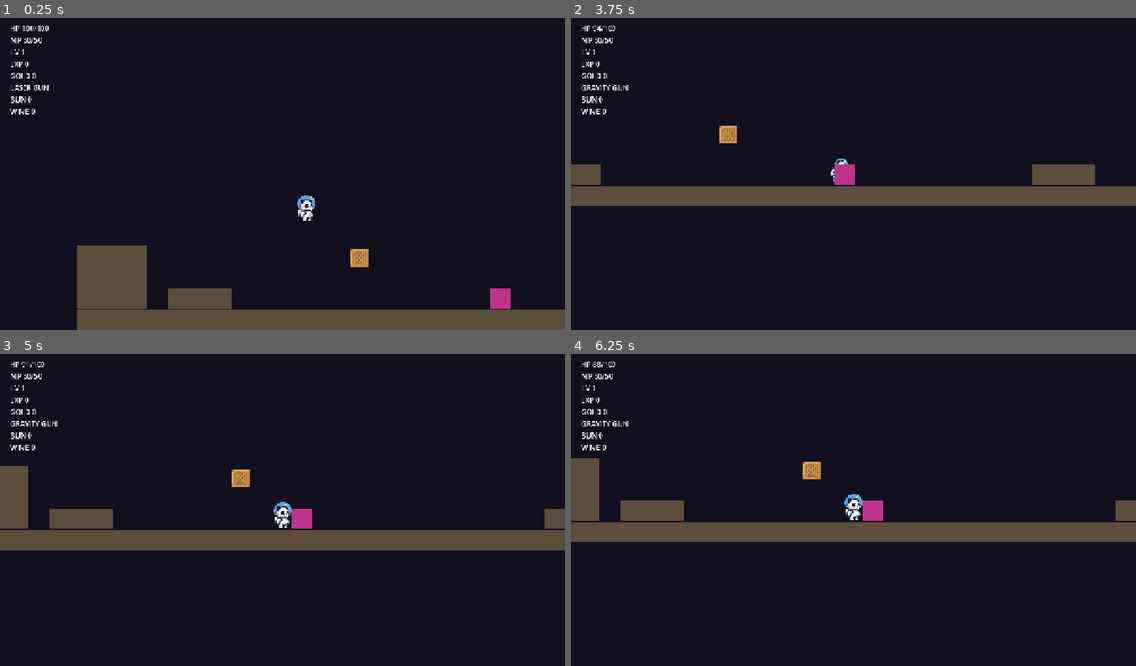
Above: before the commit, frames 1-4 (two rows, left to right).
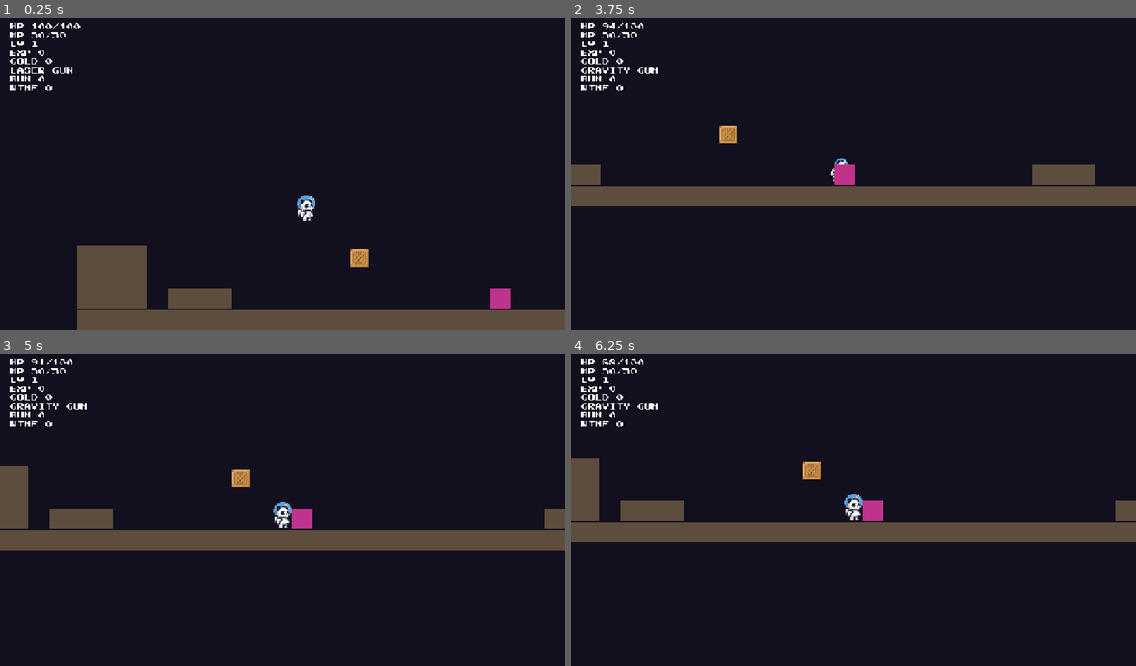
Above: after the commit, the same moments.

Repository: aigengame/godot-agent
Game: Godot game, scene res://scenes/main.tscn
The game is run twice, just before and just after one commit, with the same random seed, the same clock (stepped at 60 frames per second) and the same inputs.
Inputs (mouse positions are in pixels of both pictures, inside the frame that each line leads up to):
- Up to frame 1 (0.25 s): no input
- Up to frame 2 (3.75 s): tap Enter (retry) at 0.5 s; move the mouse to (977, 155) at 0.52 s; hold Right (move_right) 0.53-1.25 s; tap R (drink_wine) at 0.6 s; click (977, 155) at 0.67 s; tap Space (jump) at 0.77 s; drag from (740, 186) to (825, 236) at 1.27 s; move the mouse to (910, 102) at 2.02 s; hold Right (move_right) 2.03-2.75 s; tap J (fire) at 2.1 s; drag from (825, 236) to (684, 124) at 2.77 s; move the mouse to (1023, 217) at 3.52 s; hold Left (move_left) from 3.53 s (still down); tap Tab at 3.6 s
- Up to frame 3 (5 s): tap Space (jump) at 3.77 s; release Left (move_left) at 4.25 s; drag from (113, 460) to (197, 428) at 4.27 s
- Up to frame 4 (6.25 s): move the mouse to (881, 506) at 5.02 s; hold S 5.03-5.75 s; tap E (eat_bun) at 5.1 s; click (881, 506) at 5.17 s; tap Enter (retry) at 5.75 s; drag from (768, 428) to (740, 522) at 5.77 s

The runs differ from the first frame. In frame 1, 0.8% of the frame differs, in the area x 1-15%, y 1-31%; in frame 2, 0.8%; in frame 3, 0.8%; in frame 4, 0.8%, in the area x 1-16%, y 1-31%.

Commit message:
feat(panda-assets): font/UI pipeline + HUD restyle with OFL Press Start 2P (#445)
New tools/assets/fonts.py deriver (glyph sheet -> byte-stable uid-free AngelCode .fnt).
Acquisition routes through a configured google-fonts source + hud_font recipe via
acquire.search_download; font native size reads from scale_spec hud_font_size (gADR-0013);
HudController applies add_theme_font_override at that size. Real font: Press Start 2P (OFL),
scoped to the fonts category (constraints.category_licenses), gADR-0014/GDD amended. Pixel
font rasterized no-AA; .fnt/manifest byte-stable, PNG a valid atlas but not cross-env
byte-reproducible (gADR-0015); entry-point test runs against an isolated tmp copy. Closes #445.

Co-Authored-By: Claude Opus 4.8 (1M context) <noreply@anthropic.com>

Diff:
--- /dev/null
+++ b/examples/platformer/panda-adventure/assets/manifest/fonts.json
@@ -0,0 +1,25 @@
+{
+  "hud_font": {
+    "path": "res://assets/fonts/hud_font.fnt",
+    "category": "fonts",
+    "acquire_mode": "search_download",
+    "source": "google-fonts",
+    "license": "OFL",
+    "license_url": "https://openfontlicense.org/",
+    "target_dims": [
+      256,
+      96
+    ],
+    "source_url": "https://github.com/google/fonts/raw/main/ofl/pressstart2p/PressStart2P-Regular.ttf",
+    "attribution": "Press Start 2P by CodeMan38 / The Press Start 2P Project Authors — SIL Open Font License 1.1 (Reserved Font Name 'Press Start 2P'); see assets/fonts/OFL.txt.",
+    "frame_layout": {
+      "frame_dims": [
+        16,
+        16
+      ],
+      "columns": 16,
+      "rows": 6,
+      "count": 95
+    }
+  }
+}
--- a/examples/platformer/panda-adventure/data/generated/hud_config.tres
+++ b/examples/platformer/panda-adventure/data/generated/hud_config.tres
@@ -8,3 +8,4 @@
 font_size = 16
 value_punch_scale = Vector2(1.25, 1.25)
 value_tween_duration = 0.18
+hud_font = "res://assets/fonts/hud_font.fnt"
--- a/examples/platformer/panda-adventure/data/json/hud_config.json
+++ b/examples/platformer/panda-adventure/data/json/hud_config.json
@@ -1,4 +1,5 @@
 {
   "value_punch_scale": [1.25, 1.25],
-  "value_tween_duration": 0.18
+  "value_tween_duration": 0.18,
+  "hud_font": "hud_font"
 }
--- a/examples/platformer/panda-adventure/data/schema/hud_config.schema.json
+++ b/examples/platformer/panda-adventure/data/schema/hud_config.schema.json
@@ -2,7 +2,7 @@
   "$schema": "https://json-schema.org/draft/2020-12/schema",
   "$id": "https://aigengame.dev/panda-adventure/data/schema/hud_config.schema.json",
   "title": "Panda Adventure HUD configuration",
-  "description": "Authoritative config for the S6a HUD blockout (gADR-0000, gADR-0004): the value-change pulse tween. The placement margin and the HUD font size live in scale_spec.json (gADR-0013) and are composed into the derived HudConfig by the builder. The HUD's CONTENT (live HP/MP/EXP/Gold + Current weapon) is fixed by the GDD's 'HUD & UI' section; concrete layout/styling beyond these numbers is a later asset concern. Converted by scripts/build_config.py  …(62 unchanged characters)…
+  "description": "Authoritative config for the S6a HUD blockout (gADR-0000, gADR-0004): the value-change pulse tween and (since P2-S9, #445) the HUD font reference. The placement margin and the HUD font size live in scale_spec.json (gADR-0013) and are composed into the derived HudConfig by the builder. The HUD's CONTENT (live HP/MP/EXP/Gold + Current weapon) is fixed by the GDD's 'HUD & UI' section. Converted by scripts/build_config.py  …(62 unchanged characters)…
   "type": "object",
   "additionalProperties": false,
   "required": ["value_punch_scale", "value_tween_duration"],
@@ -18,6 +18,11 @@
       "description": "Seconds for the value-change punch to recover to normal scale; strictly positive.",
       "type": "number",
       "exclusiveMinimum": 0.0
+    },
+    "hud_font": {
+      "description": "Optional font asset reference for the HUD labels (P2-S9, #445): an Asset manifest id the builder resolves to the single-homed res:// path of a Godot Font (a bitmap .fnt derived by tools/assets/fonts.py, gADR-0014); absent (or empty) leaves the engine-default font. The HUD applies it via add_theme_font_override at the Scale spec's hud_font_size (gADR-0013). Asset references are data (gADR-0000).",
+      "type": "string",
+      "pattern": "^[^\"\\\\]*$"
     }
   }
 }
--- a/examples/platformer/panda-adventure/src/controllers/hud_controller.gd
+++ b/examples/platformer/panda-adventure/src/controllers/hud_controller.gd
@@ -83,10 +83,17 @@
 	if _config == null:
 		return
 	($Stats as VBoxContainer).position = _config.margin
-	# The Scale spec's HUD font size (gADR-0013) — explicit where the blockout
-	# leaned on the engine default, so the font-scale anchor is data.
+	# The styled HUD font (P2-S9, gADR-0014): the derived bitmap Font applied to
+	# every line, at the Scale spec's font size (gADR-0013 — the font-scale anchor
+	# is data). The font is a resolved asset reference (data, gADR-0000); an
+	# empty/failed reference keeps the engine default so a font-less checkout still
+	# renders every line. Presentation only — the LINES contract is untouched.
+	var font := _hud_font()
 	for key: String in LINES:
-		_label(key).add_theme_font_size_override("font_size", roundi(_config.font_size))
+		var label := _label(key)
+		if font != null:
+			label.add_theme_font_override("font", font)
+		label.add_theme_font_size_override("font_size", roundi(_config.font_size))
 
 
 func _process(_delta: float) -> void:
@@ -136,6 +143,22 @@
 	recover.set_trans(Tween.TRANS_SINE)
 
 
+## Load the HUD's configured bitmap font, or null when none is wired or the load
+## fails — the HUD then keeps the engine-default font. A non-empty-but-unloadable
+## reference is a not-shipped-font fault: guard loudly (the ViewBuilder sprite
+## idiom) but never blank the readout.
+func _hud_font() -> Font:
+	if _config.hud_font.is_empty():
+		return null
+	var font := load(_config.hud_font) as Font
+	if font == null:
+		push_error(
+			"HudController: font '%s' failed to load — rendering the default font."
+			% _config.hud_font
+		)
+	return font
+
+
 ## The Label for one LINES key ("hp" -> Stats/HpLabel).
 func _label(key: String) -> Label:
 	return get_node("Stats/%sLabel" % key.capitalize()) as Label
--- a/examples/platformer/panda-adventure/src/resources/hud_config.gd
+++ b/examples/platformer/panda-adventure/src/resources/hud_config.gd
@@ -23,3 +23,8 @@
 # squash idiom applied to a Label the moment its value changes).
 @export var value_punch_scale: Vector2
 @export var value_tween_duration: float
+# Resolved res:// path of the HUD's bitmap font (P2-S9, #445): an Asset manifest
+# reference (gADR-0014) the builder resolves from its id; empty when no font is
+# wired (the HUD then keeps the engine default). The HudController load()s it and
+# applies it via add_theme_font_override at the Scale spec's font_size.
+@export var hud_font: String
--- a/examples/platformer/panda-adventure/tools/assets/panda_adventure.style.json
+++ b/examples/platformer/panda-adventure/tools/assets/panda_adventure.style.json
@@ -51,6 +51,10 @@
   "constraints": {
     "formats": ["png"],
     "allowed_licenses": ["CC0", "CC-BY"],
+    "category_licenses": {
+      "_readme": "Per-category download-license extensions on top of the global CC0/CC-BY rule (gADR-0014/GDD). Fonts additionally allow OFL — a permissive FONT license — so a downloaded OFL pixel font is accepted for fonts only; every other category stays CC0/CC-BY (P2-S9, #445).",
+      "fonts": ["OFL"]
+    },
     "chroma_key": "#FF00FF"
   },
   "lifecycle": {
@@ -71,6 +75,13 @@
       "base_url": "https://kenney.nl",
       "default_license": "CC0",
       "license_url": "https://creativecommons.org/publicdomain/zero/1.0/"
+    },
+    {
+      "name": "google-fonts",
+      "kind": "search-download",
+      "base_url": "https://fonts.google.com",
+      "default_license": "OFL",
+      "license_url": "https://openfontlicense.org/"
     }
   ],
   "generation": {
@@ -161,6 +172,19 @@
         "backend": "mcp:gemini",
         "model": "gemini-2.5-flash-image"
       }
+    },
+    "hud_font": {
+      "category": "fonts",
+      "_note": "P2-S9 (#445): the HUD bitmap font. Its committed form is the derived AngelCode .fnt recorded under manifest id 'hud_font'; the search_download acquire fetches the OFL pixel-font TTF below, which tools/assets/hud_font_build.py rasterizes into the glyph sheet and derives. No scale_key — the font's native size is the Scale spec's hud_font_size (gADR-0013), read by the font build, not a 2-D box.",
+      "acquire": {
+        "mode": "search_download",
+        "source": "google-fonts",
+        "url": "https://github.com/google/fonts/raw/main/ofl/pressstart2p/PressStart2P-Regular.ttf",
+        "license": "OFL",
+        "license_url": "https://openfontlicense.org/",
+        "attribution": "Press Start 2P by CodeMan38 / The Press Start 2P Project Authors — SIL Open Font License 1.1 (Reserved Font Name 'Press Start 2P'); see assets/fonts/OFL.txt.",
+        "page_url": "https://fonts.google.com/specimen/Press+Start+2P"
+      }
     }
   }
 }
Not shown, added: examples/platformer/panda-adventure/assets/fonts/OFL.txt
Binary file added: examples/platformer/panda-adventure/assets/fonts/PressStart2P-Regular.ttf
Not shown, added: examples/platformer/panda-adventure/assets/fonts/PressStart2P-Regular.ttf.import
Not shown, added: examples/platformer/panda-adventure/assets/fonts/hud_font.fnt
Not shown, added: examples/platformer/panda-adventure/assets/fonts/hud_font.fnt.import
Binary file added: examples/platformer/panda-adventure/assets/fonts/hud_font.png
Not shown, added: examples/platformer/panda-adventure/assets/fonts/hud_font.png.import
Not shown, changed: examples/platformer/panda-adventure/docs/gadr/0014-asset-pipeline-architecture.md
Not shown, changed: examples/platformer/panda-adventure/docs/gdd/0000-gdd.md
Not shown, changed: examples/platformer/panda-adventure/scripts/build_config.py
Not shown, added: examples/platformer/panda-adventure/tests/test_fonts_deriver.py
Not shown, added: examples/platformer/panda-adventure/tests/test_fonts_engine.py
(and 4 more such lines)
